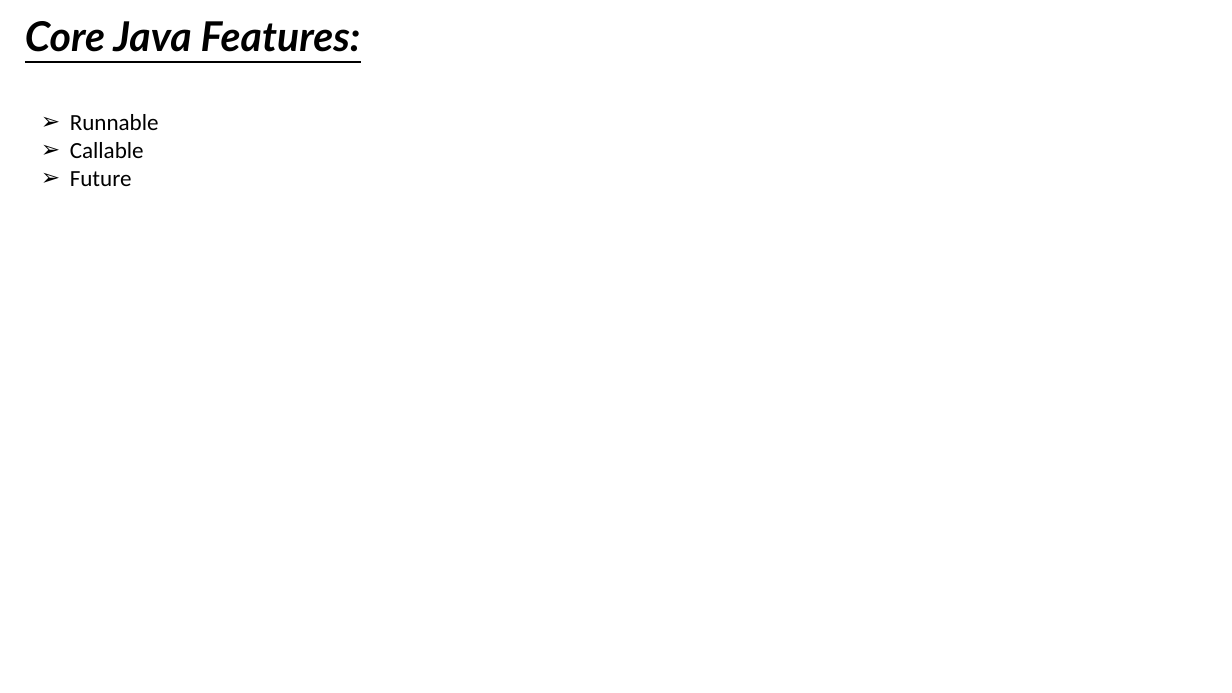
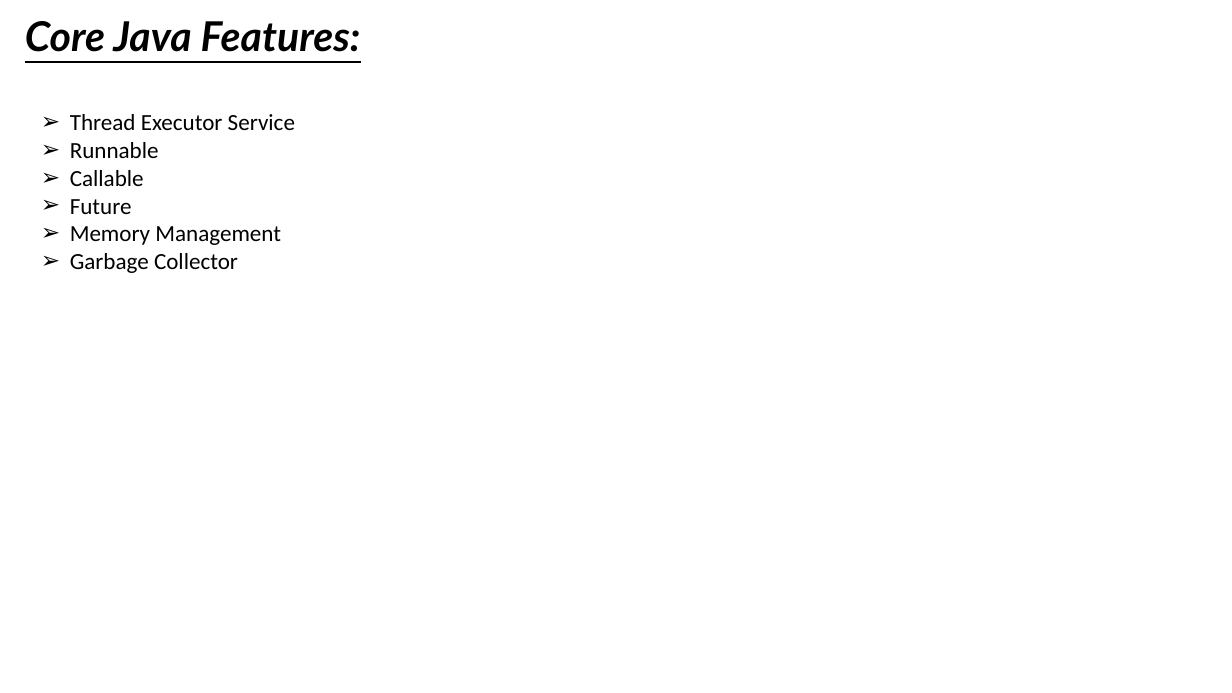
Before and after one commit to prak5192/Learning2019, a slide deck: slide 1 of AnythingElse/CoreJava/CoreJava.pptx. Drawn at 1232x693 pixels with LibreOffice and Linux fonts; fonts in the diff are those of the drawing. Boxes give left, top, right and bottom in pixels: in the first picture for what was removed or moved away, otherwise in the second. Text is boxed around its words. In the diff, an @@ line names an element or a change of style, - is before the commit and + after.

```diff
--- a/AnythingElse/CoreJava/CoreJava.pptx
+++ b/AnythingElse/CoreJava/CoreJava.pptx
@@ text at box(70, 114, 295, 130): paragraph added @@
+➢ Thread Executor Service
@@ text at box(70, 226, 281, 273): paragraphs added @@
+➢ Memory Management
+➢ Garbage Collector
```
